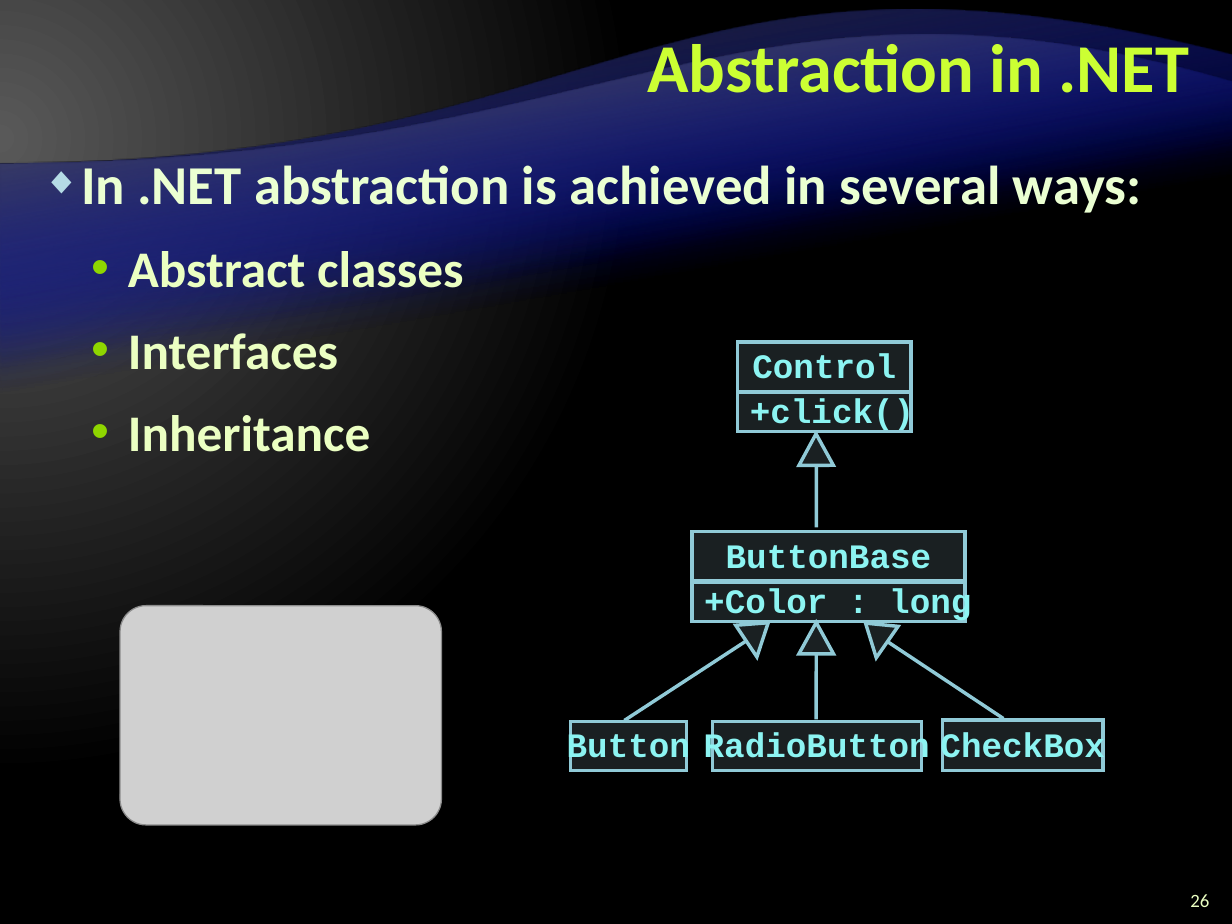
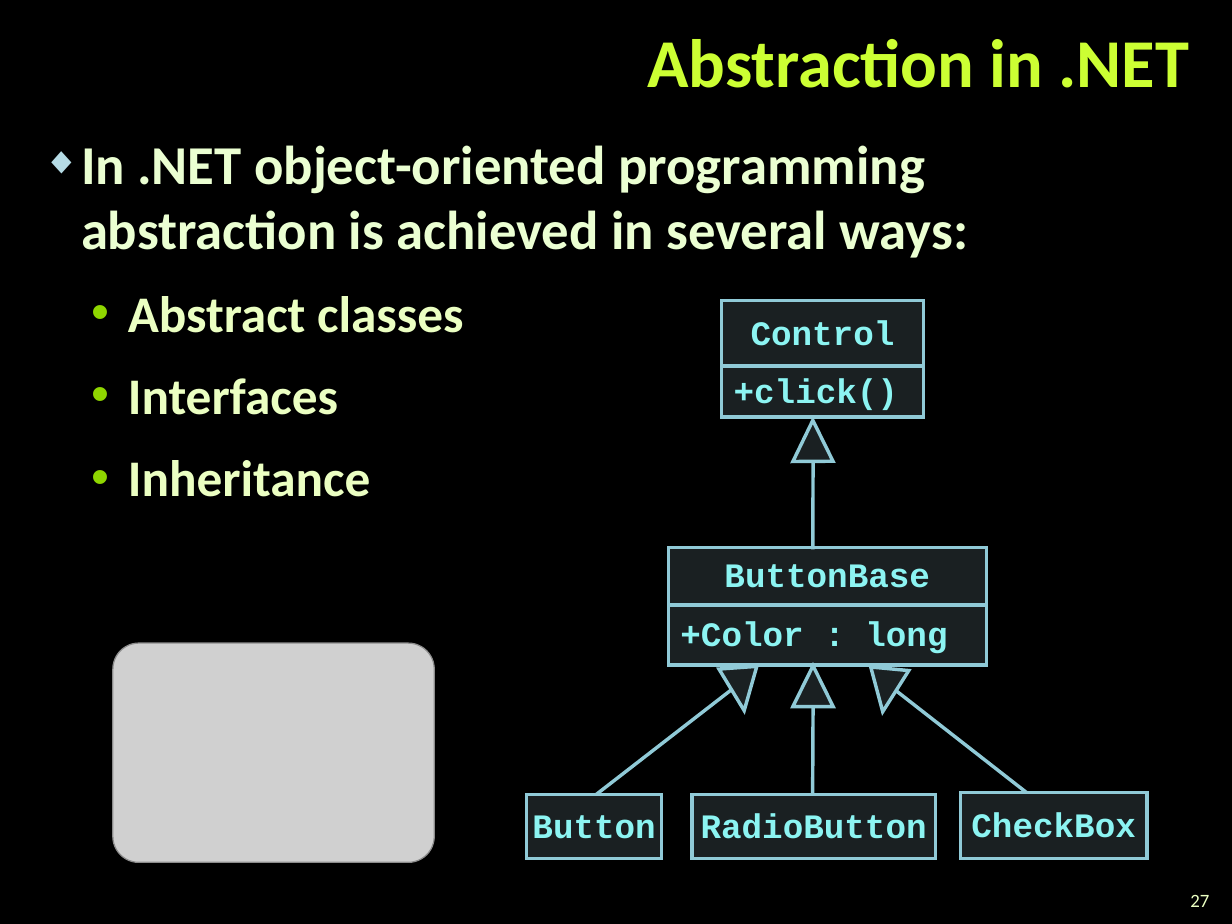
Before and after one commit to zlatkov/Telerik-Academy, a slide deck: slide 27 of C#OOP/Object-Oriented-Programming-Principles-Part-I.pptx (slide 26 before the commit). Drawn at 1232x924 pixels with LibreOffice and Linux fonts; fonts in the diff are those of the drawing; grey boxes stand for pictures; background and template pictures are left out. Boxes give left, top, right and bottom in pixels: in the first picture for what was removed or moved away, otherwise in the second. Text is boxed around its words. In the diff, an @@ line names an element or a change of style, - is before the commit and + after.

```diff
--- a/C#OOP/Object-Oriented-Programming-Principles-Part-I.pptx
+++ b/C#OOP/Object-Oriented-Programming-Principles-Part-I.pptx
@@ background gradient #595959 to #000000 to picture (left out) @@
@@ title "Abstraction in .NET" rewrapped from bbox=[648, 35, 1189, 93] to bbox=[648, 39, 1189, 88] @@
@@ freeform shape removed at bbox=[0, 55, 1232, 804] @@
@@ freeform shape removed at bbox=[0, 55, 1232, 804] @@
@@ freeform shape removed at bbox=[0, 83, 1232, 686] @@
@@ freeform shape removed at bbox=[0, 83, 1232, 686] @@
@@ text "In .NET object-oriented programming abstraction ...": place and size @@
-text "In .NET object-oriented programming abstraction ..." at bbox=[81, 158, 1142, 452]
+text "In .NET object-oriented programming abstraction ..." at bbox=[81, 145, 968, 497]
@@ text at bbox=[81, 145, 968, 258]: text changed @@
-◆ In .NET abstraction is achieved in several ways:
+◆ In .NET object-oriented programming abstraction is achieved in several ways:
@@ rectangle "Control": place and size @@
-rectangle "Control" at bbox=[738, 342, 912, 393]
+rectangle "Control" at bbox=[722, 301, 924, 366]
@@ rectangle "+click()": place and size @@
-rectangle "+click()" at bbox=[738, 392, 912, 431]
+rectangle "+click()" at bbox=[722, 366, 924, 418]
@@ freeform shape: place and size @@
-freeform shape at bbox=[800, 434, 834, 466]
+freeform shape at bbox=[793, 420, 834, 461]
@@ line moved from (817, 466) - (817, 527) to (813, 462) - (813, 549) @@
@@ rectangle "ButtonBase": place and size @@
-rectangle "ButtonBase" at bbox=[692, 531, 966, 582]
+rectangle "ButtonBase" at bbox=[668, 547, 986, 605]
@@ rectangle "+Color : long": place and size @@
-rectangle "+Color : long" at bbox=[692, 580, 966, 621]
+rectangle "+Color : long" at bbox=[668, 605, 986, 665]
@@ picture: place and size @@
-picture at bbox=[120, 606, 441, 825]
+picture at bbox=[113, 643, 435, 862]
@@ freeform shape: place and size @@
-freeform shape at bbox=[736, 622, 772, 660]
+freeform shape at bbox=[719, 664, 763, 713]
@@ freeform shape: place and size @@
-freeform shape at bbox=[800, 622, 834, 654]
+freeform shape at bbox=[793, 665, 834, 706]
@@ freeform shape: place and size @@
-freeform shape at bbox=[861, 621, 899, 660]
+freeform shape at bbox=[864, 665, 908, 714]
@@ line moved from (745, 641) - (625, 721) to (731, 690) - (596, 795) @@
@@ line moved from (817, 654) - (816, 719) to (813, 707) - (813, 795) @@
@@ line moved from (887, 642) - (1003, 718) to (896, 691) - (1026, 792) @@
@@ rectangle "Button": place and size @@
-rectangle "Button" at bbox=[570, 722, 686, 771]
+rectangle "Button" at bbox=[527, 795, 663, 859]
@@ rectangle "RadioButton": place and size @@
-rectangle "RadioButton" at bbox=[712, 722, 922, 771]
+rectangle "RadioButton" at bbox=[692, 795, 936, 859]
@@ rectangle "CheckBox": place and size @@
-rectangle "CheckBox" at bbox=[942, 719, 1103, 770]
+rectangle "CheckBox" at bbox=[961, 792, 1147, 859]
@@ page number at bbox=[1190, 895, 1209, 907]: text changed @@
-26
+27
```
Also in this commit, not shown: 41 other slides changed, 15 slides added, 2 slides removed, 37 other files.
